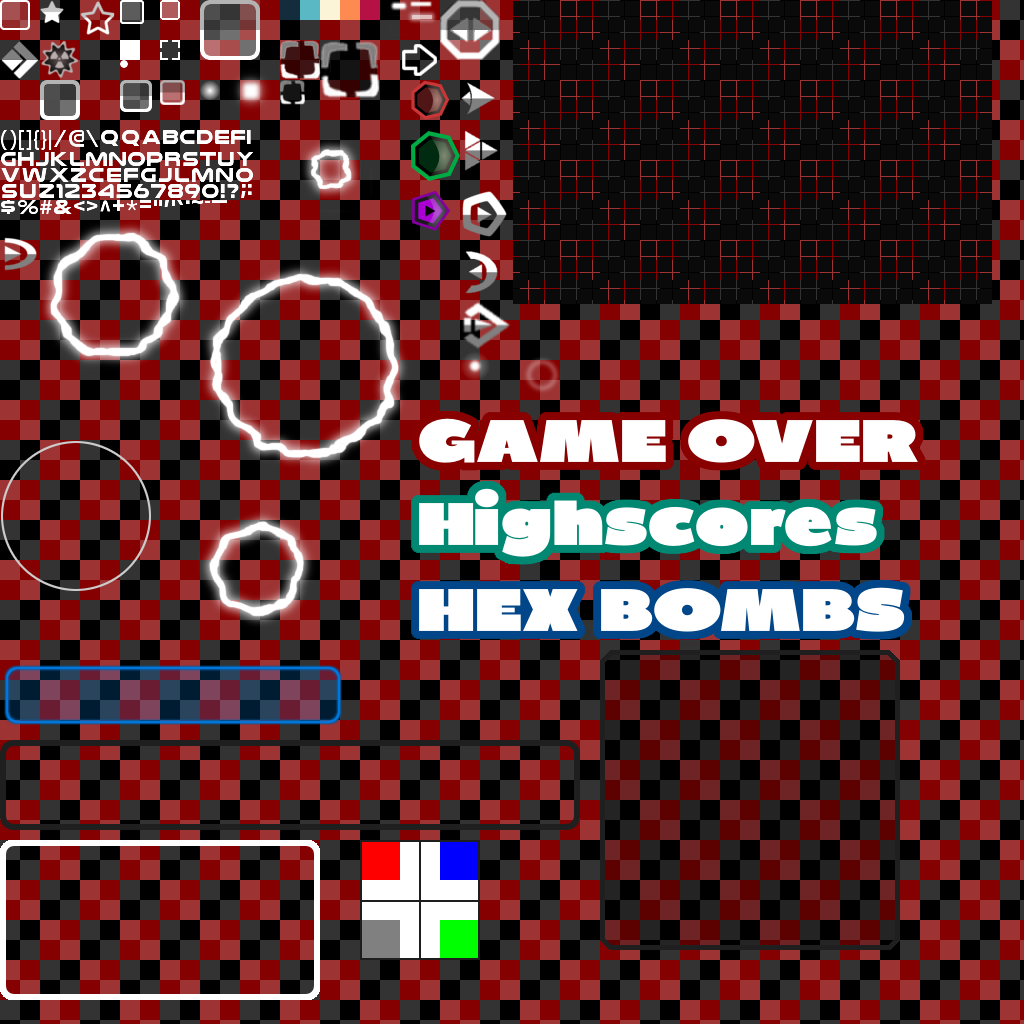
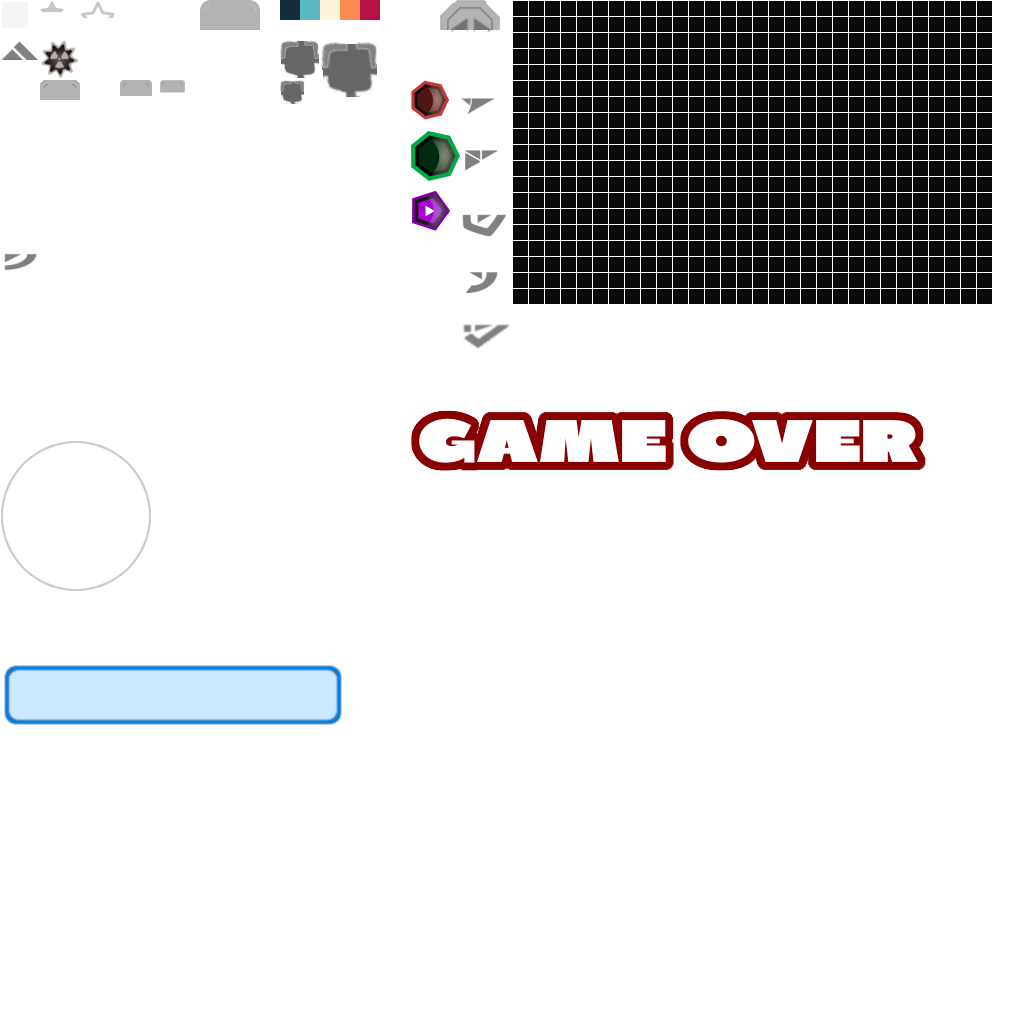
The second 1024x1024 image is a revision of the first. Changes to its layers:
added layer "Ebene #19" above "Ebene #18" over [360, 480, 884, 831]
painted on "Ebene #6" over [0, 480, 913, 960]
hid "Ebene #17" over [0, 0, 1024, 1024]
